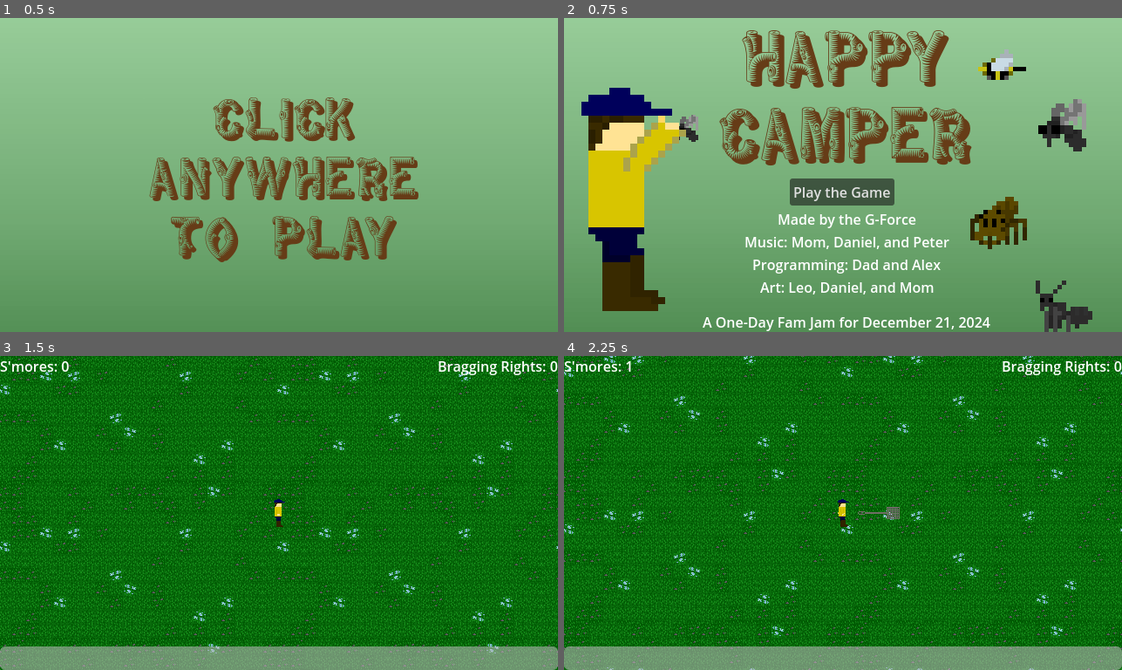
Above: before the commit, frames 1-4 (two rows, left to right).
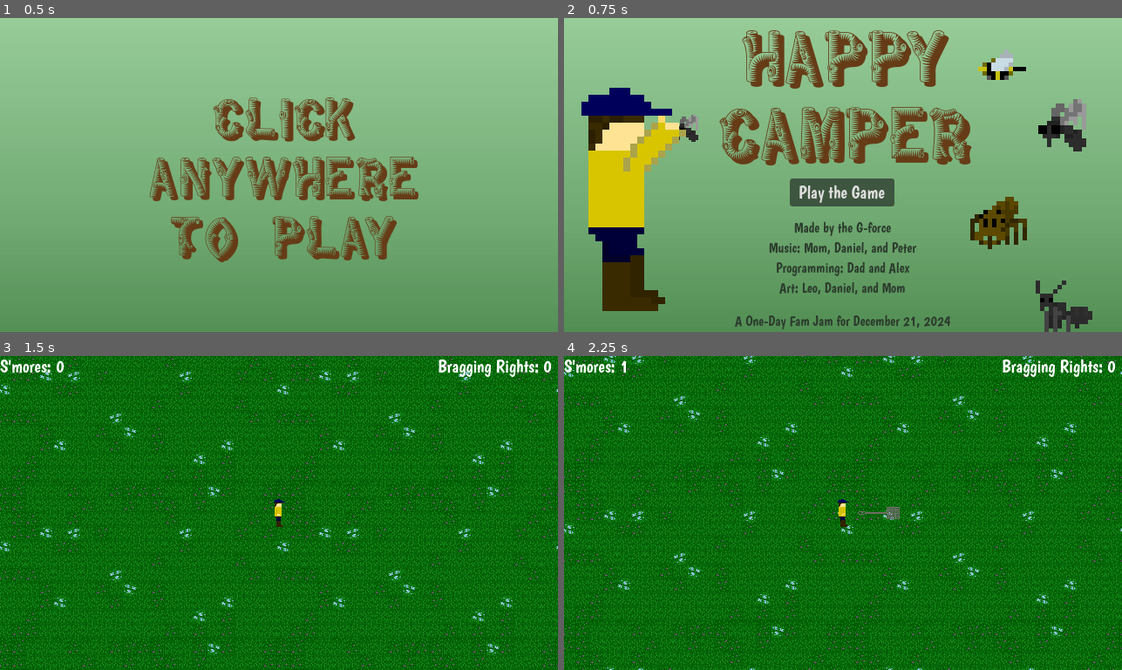
Above: after the commit, the same moments.

Repository: the-g-force/happy-camper
Game: Godot game, scene res://menu/splashscreen.tscn
Same seed, same stepped clock (60 frames per second), same inputs: the game is played once before the commit and once after it.
Inputs:
- Up to frame 1 (0.5 s): no input
- Up to frame 2 (0.75 s): tap Enter at 0.5 s; hold Right (right) from 0.53 s (still down); tap ` (gain_smore) at 0.6 s
- Up to frame 3 (1.5 s): release Right (right) at 1.25 s; click "Play the Game" at 1.25 s
- Up to frame 4 (2.25 s): tap Space at 2 s; hold Down (down) from 2.03 s (still down); tap ` (gain_smore) at 2.1 s

Frame 1 is identical in both runs. In frame 2, 4.4% of the frame differs, in the area x 24-77%, y 53-100%; in frame 3, 8.3%, in the area x 0-100%, y 0-100%; in frame 4, 8.3%.
Error before the commit: Invalid call. Nonexistent function 'play_whiff_sound' in base 'Node (SfxPlayer)'. (res://weapons/flyswatter/flyswatter.gd:20)

Commit message:
Adding new global font

Diff:
--- a/project/menu/main_menu.tscn
+++ b/project/menu/main_menu.tscn
@@ -1,5 +1,6 @@
-[gd_scene load_steps=27 format=3 uid="uid://ccpxkgqjoy7lh"]
-
+[gd_scene load_steps=29 format=3 uid="uid://ccpxkgqjoy7lh"]
+
+[ext_resource type="Theme" uid="uid://cowie0qkntvju" path="res://theme.tres" id="1_1785a"]
 [ext_resource type="Script" path="res://menu/main_menu.gd" id="1_kc27n"]
 [ext_resource type="FontFile" uid="uid://cy5b4wn6uutx3" path="res://menu/WoodWorks-Regular.otf" id="2_i5g05"]
 [ext_resource type="Texture2D" uid="uid://difmhpi7lu4bd" path="res://enemy/images/bee.png" id="4_f0xow"]
@@ -134,6 +135,9 @@
 "speed": 5.0
 }]
 
+[sub_resource type="LabelSettings" id="LabelSettings_diaqq"]
+font_color = Color(0.1702, 0.23, 0.172193, 1)
+
 [node name="MainMenu" type="Control"]
 layout_mode = 3
 anchors_preset = 15
@@ -141,6 +145,7 @@
 anchor_bottom = 1.0
 grow_horizontal = 2
 grow_vertical = 2
+theme = ExtResource("1_1785a")
 script = ExtResource("1_kc27n")
 
 [node name="TextureRect" type="TextureRect" parent="."]
@@ -225,25 +230,37 @@
 autoplay = true
 
 [node name="Label" type="Label" parent="."]
-layout_mode = 0
-offset_left = 196.0
-offset_top = 219.0
-offset_right = 454.0
-offset_bottom = 320.0
-text = "Made by the G-Force
+layout_mode = 1
+anchors_preset = 14
+anchor_top = 0.5
+anchor_right = 1.0
+anchor_bottom = 0.5
+offset_top = 49.5
+offset_bottom = 138.5
+grow_horizontal = 2
+grow_vertical = 2
+text = "Made by the G-force
 Music: Mom, Daniel, and Peter
 Programming: Dad and Alex
 Art: Leo, Daniel, and Mom"
+label_settings = SubResource("LabelSettings_diaqq")
 horizontal_alignment = 1
 vertical_alignment = 1
 
 [node name="Label3" type="Label" parent="."]
-layout_mode = 0
-offset_left = 159.0
-offset_top = 337.0
-offset_right = 489.0
-offset_bottom = 386.0
+layout_mode = 1
+anchors_preset = 7
+anchor_left = 0.5
+anchor_top = 1.0
+anchor_right = 0.5
+anchor_bottom = 1.0
+offset_left = -124.0
+offset_top = -23.0
+offset_right = 124.0
+grow_horizontal = 2
+grow_vertical = 0
 text = "A One-Day Fam Jam for December 21, 2024"
+label_settings = SubResource("LabelSettings_diaqq")
 horizontal_alignment = 1
 
 [connection signal="pressed" from="PlayButton" to="." method="_on_play_button_pressed"]
--- a/project/menu/splashscreen.tscn
+++ b/project/menu/splashscreen.tscn
@@ -35,6 +35,7 @@
 color = Color(0.592, 0.8, 0.598933, 1)
 
 [node name="TextureRect" type="TextureRect" parent="ColorRect"]
+layout_mode = 0
 offset_right = 662.0
 offset_bottom = 370.0
 texture = SubResource("GradientTexture2D_slc22")
--- /dev/null
+++ b/project/theme.tres
@@ -0,0 +1,7 @@
+[gd_resource type="Theme" load_steps=2 format=3 uid="uid://cowie0qkntvju"]
+
+[ext_resource type="FontFile" uid="uid://rqksktcyuese" path="res://menu/Boogaloo-Regular.ttf" id="1_yqpeo"]
+
+[resource]
+default_font = ExtResource("1_yqpeo")
+default_font_size = 20
--- a/project/weapons/flyswatter/flyswatter.gd
+++ b/project/weapons/flyswatter/flyswatter.gd
@@ -17,7 +17,7 @@
 
 	_area.visible = true
 	_collision.disabled = false
-	sfx.play_whiff_sound()
+	sfx.play_flyswatter_sound()
 
 
 func _deactivate() -> void:
--- a/project/world.gd
+++ b/project/world.gd
@@ -16,10 +16,11 @@
 var _weapon_sequence : Array[WeaponType]= []
 
 @onready var _player := $Player
-@onready var _game_over_menu : Control = $HUD/GameOverMenu
-@onready var _health_bar : ProgressBar = $HUD/HealthBar
-@onready var _smore_label : Label = $HUD/SmoresLabel
-@onready var _kill_label : Label = $HUD/PointLabel
+@onready var _game_over_menu : Control = $HUD/Control/GameOverMenu
+@onready var _health_bar : ProgressBar = $HUD/Control/HealthBar
+@onready var _smore_label : Label = $HUD/Control/SmoresLabel
+@onready var _kill_label : Label = $HUD/Control/PointLabel
+
 
 func _ready() -> void:
 	# Randomize the sequence of weapons that are available.
--- a/project/world.tscn
+++ b/project/world.tscn
@@ -6,6 +6,7 @@
 [ext_resource type="PackedScene" uid="uid://btg87pxx0ouyf" path="res://enemy/enemy_spawner.tscn" id="3_ba08p"]
 [ext_resource type="PackedScene" uid="uid://g5rq5pc35xf8" path="res://weapons/flyswatter/flyswatter.tscn" id="4_wlrs4"]
 [ext_resource type="PackedScene" uid="uid://c4ynybgxdpo0n" path="res://menu/GameOverMenu.tscn" id="5_iby4r"]
+[ext_resource type="Theme" uid="uid://cowie0qkntvju" path="res://theme.tres" id="6_buwy1"]
 [ext_resource type="AudioStream" uid="uid://dt0n4f5xkayy0" path="res://sound/bumblebee.ogg" id="6_xfbm6"]
 
 [node name="World" type="Node2D"]
@@ -25,14 +26,26 @@
 
 [node name="HUD" type="CanvasLayer" parent="."]
 
-[node name="GameOverMenu" parent="HUD" instance=ExtResource("5_iby4r")]
+[node name="Control" type="Control" parent="HUD"]
+layout_mode = 3
+anchors_preset = 15
+anchor_right = 1.0
+anchor_bottom = 1.0
+grow_horizontal = 2
+grow_vertical = 2
+theme = ExtResource("6_buwy1")
 
-[node name="HealthBar" type="ProgressBar" parent="HUD"]
+[node name="GameOverMenu" parent="HUD/Control" instance=ExtResource("5_iby4r")]
+layout_mode = 1
+
+[node name="HealthBar" type="ProgressBar" parent="HUD/Control"]
+layout_mode = 1
 anchors_preset = 12
 anchor_top = 1.0
 anchor_right = 1.0
 anchor_bottom = 1.0
-offset_top = -27.0
+offset_top = 293.0
+offset_bottom = 320.0
 grow_horizontal = 2
 grow_vertical = 0
 max_value = 30.0
@@ -40,12 +53,14 @@
 value = 30.0
 show_percentage = false
 
-[node name="SmoresLabel" type="Label" parent="HUD"]
-offset_right = 40.0
+[node name="SmoresLabel" type="Label" parent="HUD/Control"]
+layout_mode = 0
+offset_right = 80.0
 offset_bottom = 23.0
 text = "S'mores: 0"
 
-[node name="PointLabel" type="Label" parent="HUD"]
+[node name="PointLabel" type="Label" parent="HUD/Control"]
+layout_mode = 1
 anchors_preset = 1
 anchor_left = 1.0
 anchor_right = 1.0
Binary file added: project/menu/Boogaloo-Regular.ttf
Not shown, added: project/menu/Boogaloo-Regular.ttf.import
Not shown: 1 places in project/world.tscn that only renumber resources
